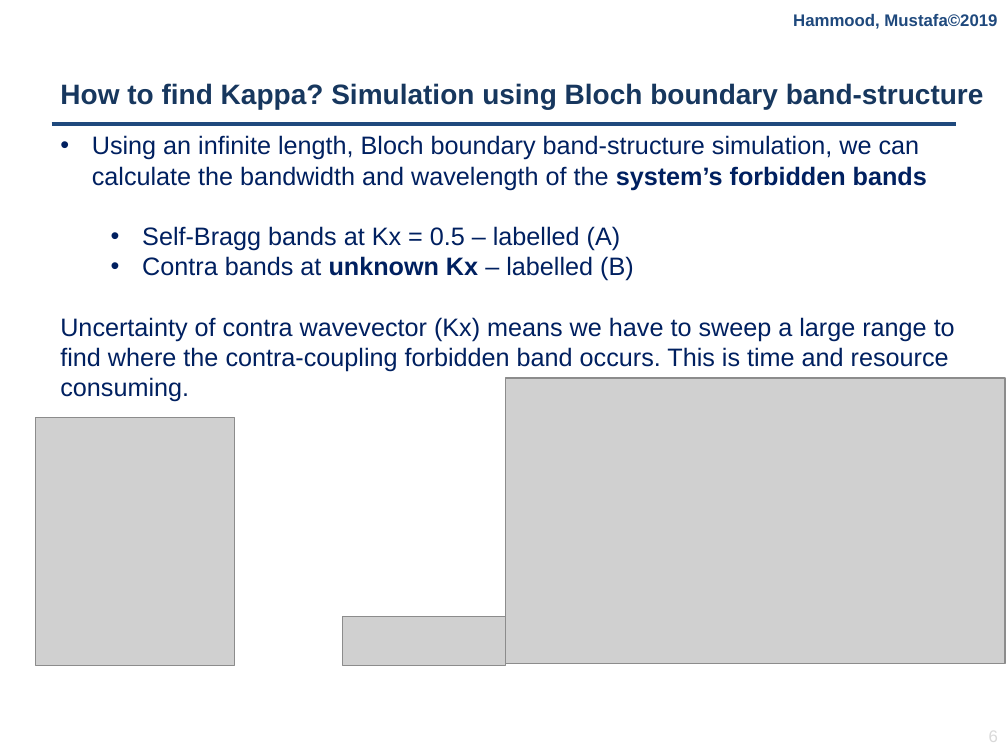
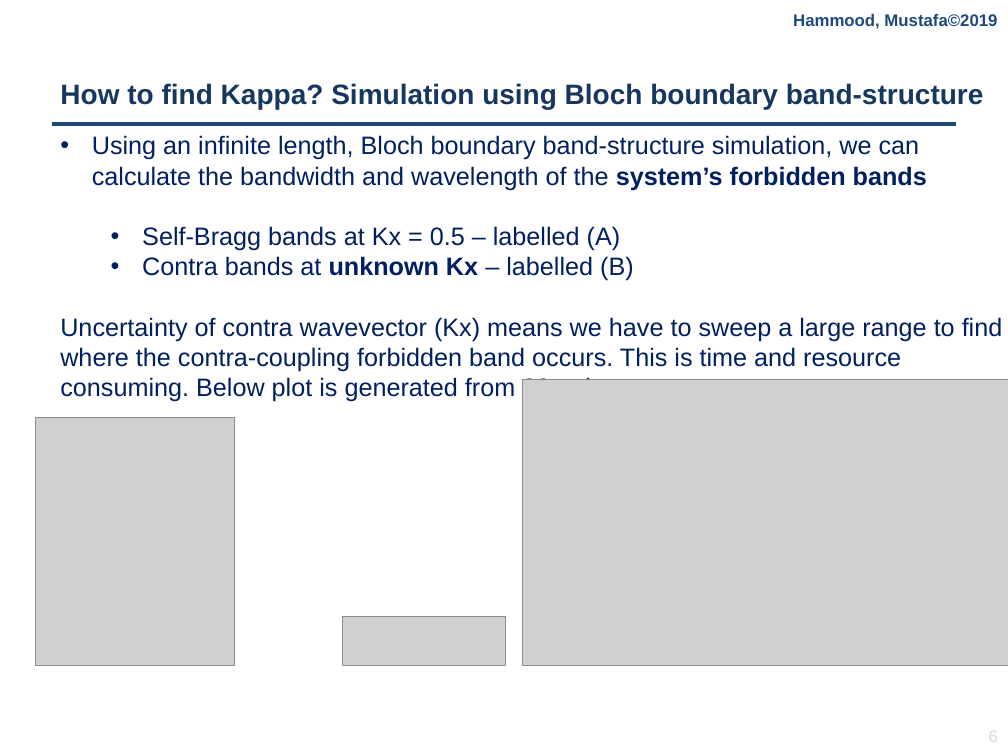
Before and after one commit to mustafacc/SiEPIC_Photonics_Package, a slide deck: slide 6 of SiEPIC_Photonics_Package/solvers_simulators/contraDC/Documentation/contraDC_Simulator.pptx. Drawn at 1008x756 pixels with LibreOffice and Linux fonts; fonts in the diff are those of the drawing; grey boxes stand for pictures; background and template pictures are left out. Boxes give left, top, right and bottom in pixels: in the first picture for what was removed or moved away, otherwise in the second. Text is boxed around its words. In the diff, an @@ line names an element or a change of style, - is before the commit and + after.

Commit message:
solvers: contraDC: update s-parameters generation to auto load INTERCONNECT

```diff
--- a/SiEPIC_Photonics_Package/solvers_simulators/contraDC/Documentation/contraDC_Simulator.pptx
+++ b/SiEPIC_Photonics_Package/solvers_simulators/contraDC/Documentation/contraDC_Simulator.pptx
@@ text at (60,317,1003,402): text changed @@
-Uncertainty of contra wavevector (Kx) means we have to sweep a large range to find where the contra-coupling forbidden band occurs. This is time and resource consuming.
+Uncertainty of contra wavevector (Kx) means we have to sweep a large range to find where the contra-coupling forbidden band occurs. This is time and resource consuming. Below plot is generated from 20 points
@@ picture: place and size @@
-picture at (505,378,1005,663)
+picture at (523,380,1008,665)
```
Also in this commit, not shown: 2 other slides changed, 1 slide added, 6 other files.
